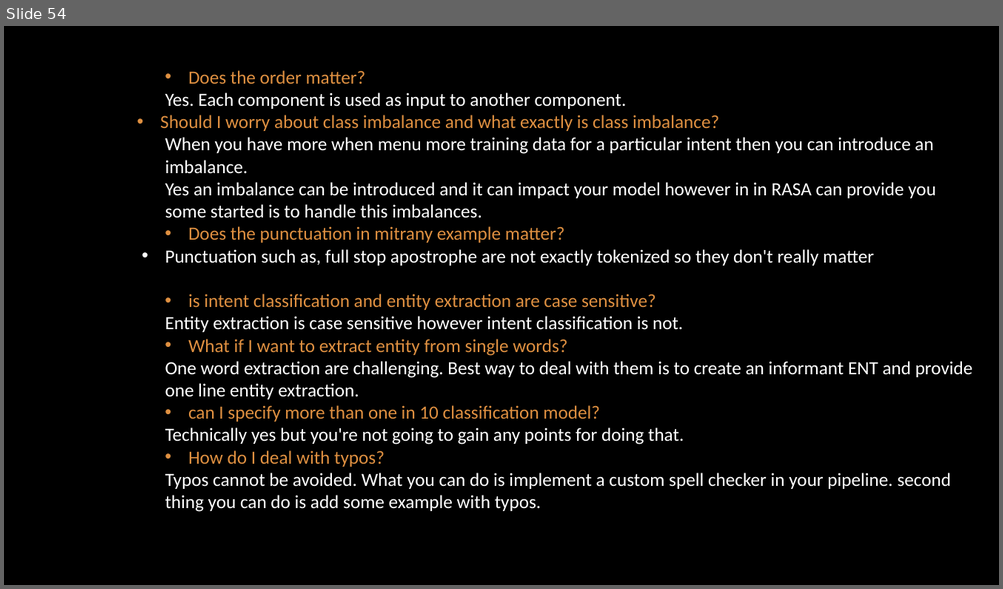
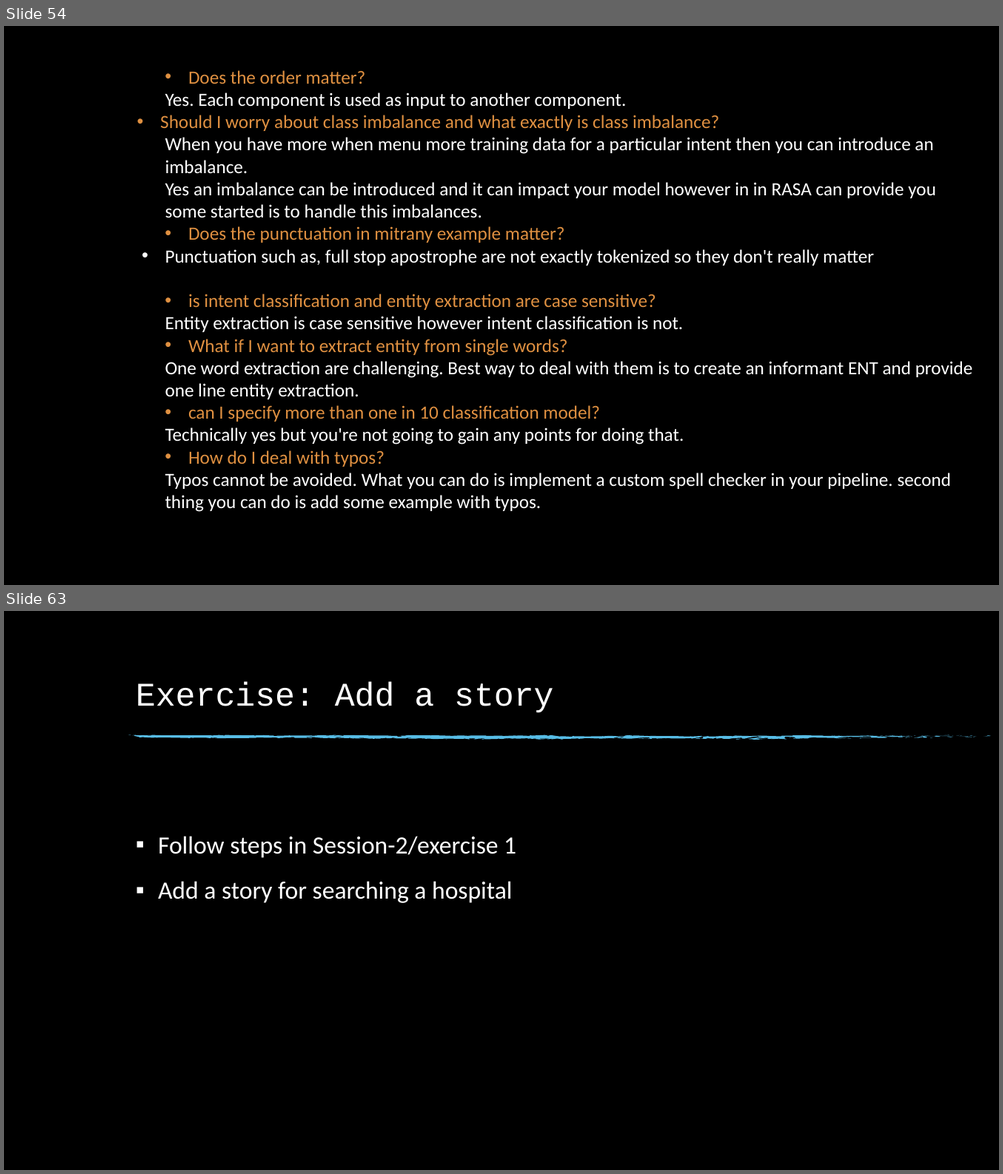
Before and after one commit to dinesh19aug/rasa-workshop, a slide deck: Natural Language Processing Workshop.pptx. Shown one above the other, each under a label of ours: slide 54 before the commit, slides 54 and 63 after it; the slides between them are not shown. The pictures are 1003x589 and 1003x1174 pixels, drawn with LibreOffice and Linux fonts; fonts in the diff are those of the drawing; background and template pictures are left out. Boxes give left, top, right and bottom in pixels: in the first picture for what was removed or moved away, otherwise in the second. Text is boxed around its words. In the diff, an @@ line names an element or a change of style, - is before the commit and + after.

Commit message:
session 2 exercise 1

```diff
--- a/Natural Language Processing Workshop.pptx
+++ b/Natural Language Processing Workshop.pptx
@@ slide 63 added at (4,611,999,1170), background picture (left out) @@
@@ title added at (136,682,553,713), 32 pt, text #FFFFFF @@
+Exercise: Add a story
@@ group added at (128,735,990,740): 74 freeform shapes @@
@@ text added at (158,836,516,903), 24 pt, text #FFFFFF @@
+▪ Follow steps in Session-2/exercise 1
+▪ Add a story for searching a hospital
```
Also in this commit, not shown: 8 other slides added.
